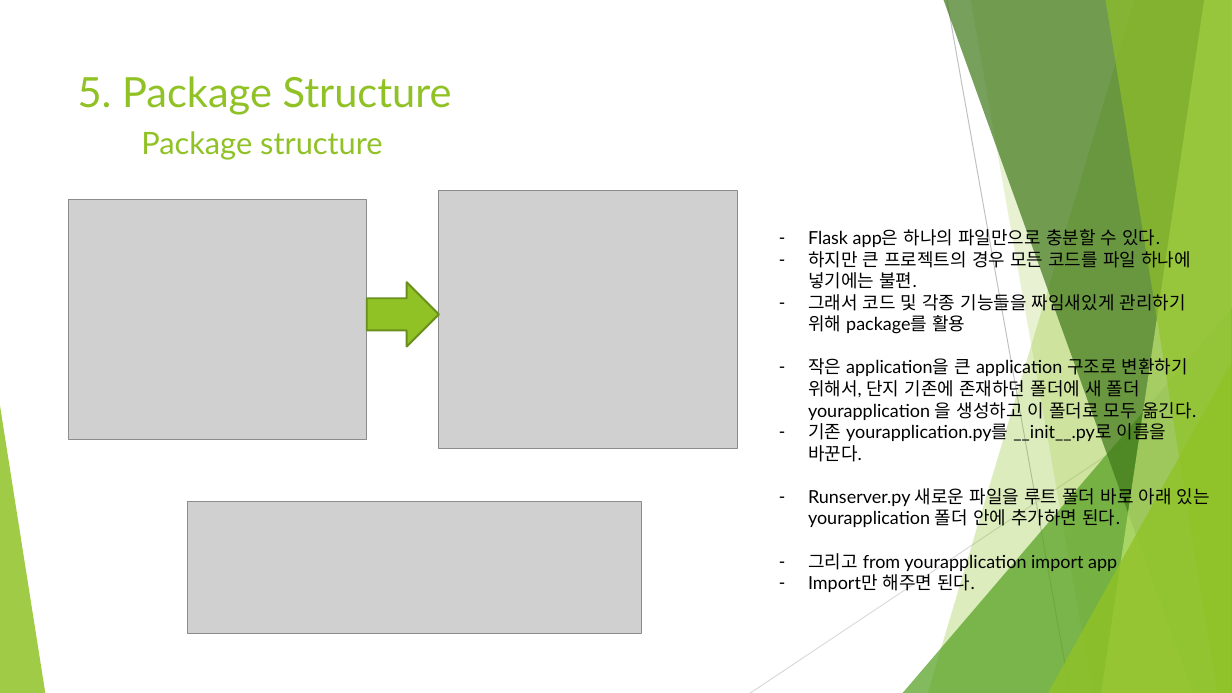
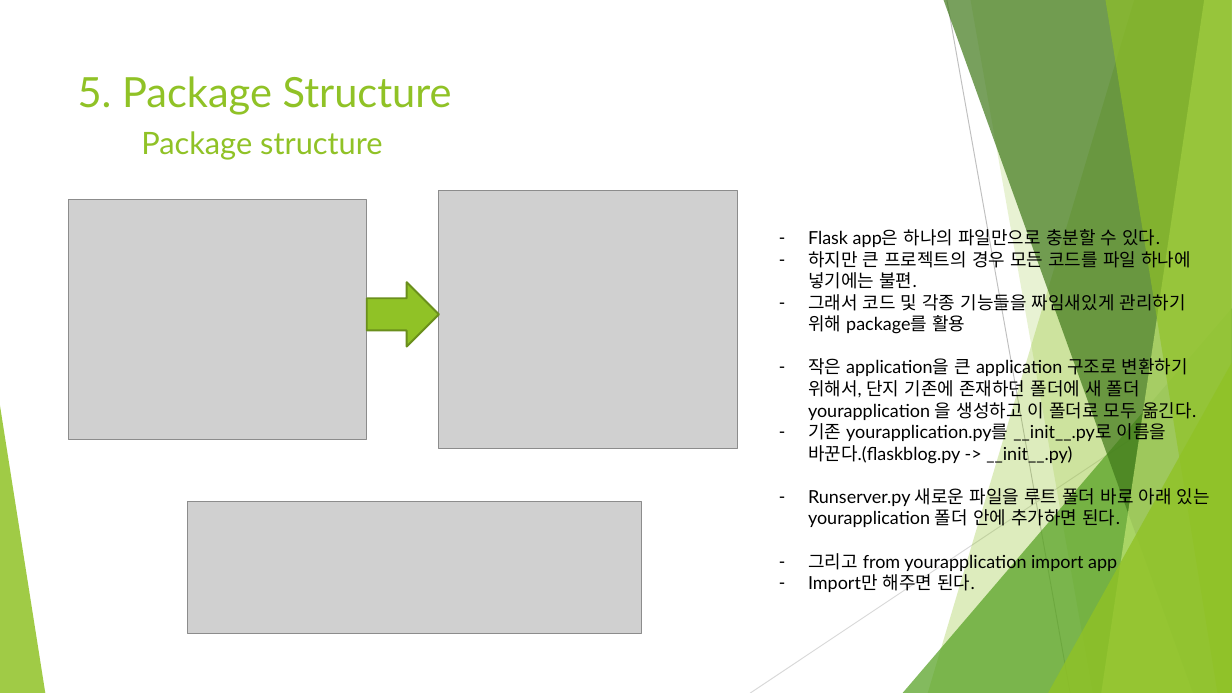
Before and after one commit to Heechul90/Flask, a slide deck: slide 4 of Study/05. Package Structure/Package Structure.pptx. Drawn at 1232x693 pixels with LibreOffice and Linux fonts; fonts in the diff are those of the drawing; grey boxes stand for pictures. Boxes give left, top, right and bottom in pixels: in the first picture for what was removed or moved away, otherwise in the second. Text is boxed around its words. In the diff, an @@ line names an element or a change of style, - is before the commit and + after.

```diff
--- a/Study/05. Package Structure/Package Structure.pptx
+++ b/Study/05. Package Structure/Package Structure.pptx
@@ text at [808, 420, 1167, 464]: text changed @@
-– 기존 yourapplication.py를 __init__.py로 이름을 바꾼다.
+– 기존 yourapplication.py를 __init__.py로 이름을 바꾼다.(flaskblog.py -> __init__.py)
```
Also in this commit, not shown: 1 other slide changed, 5 other files.
